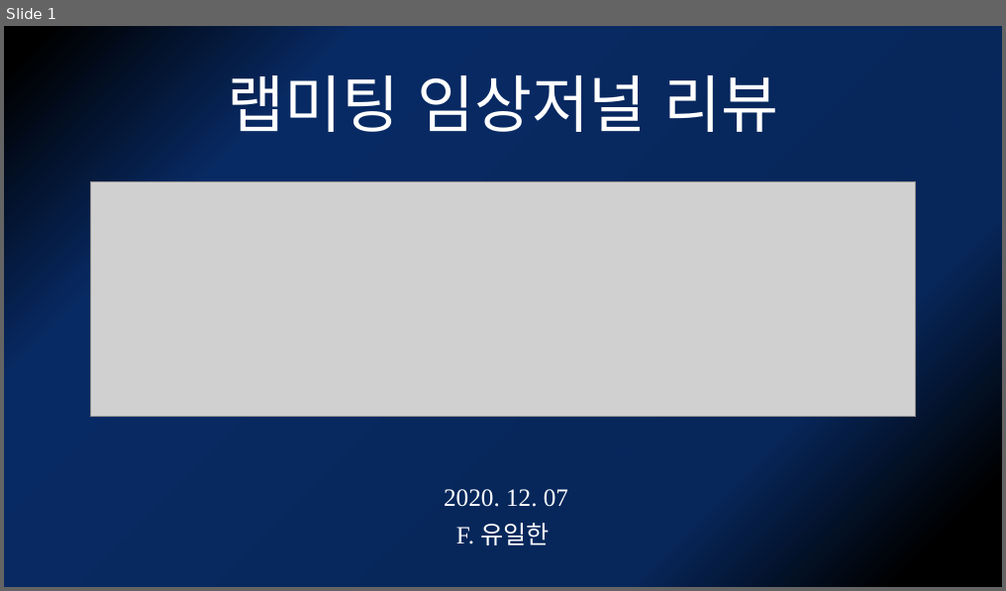
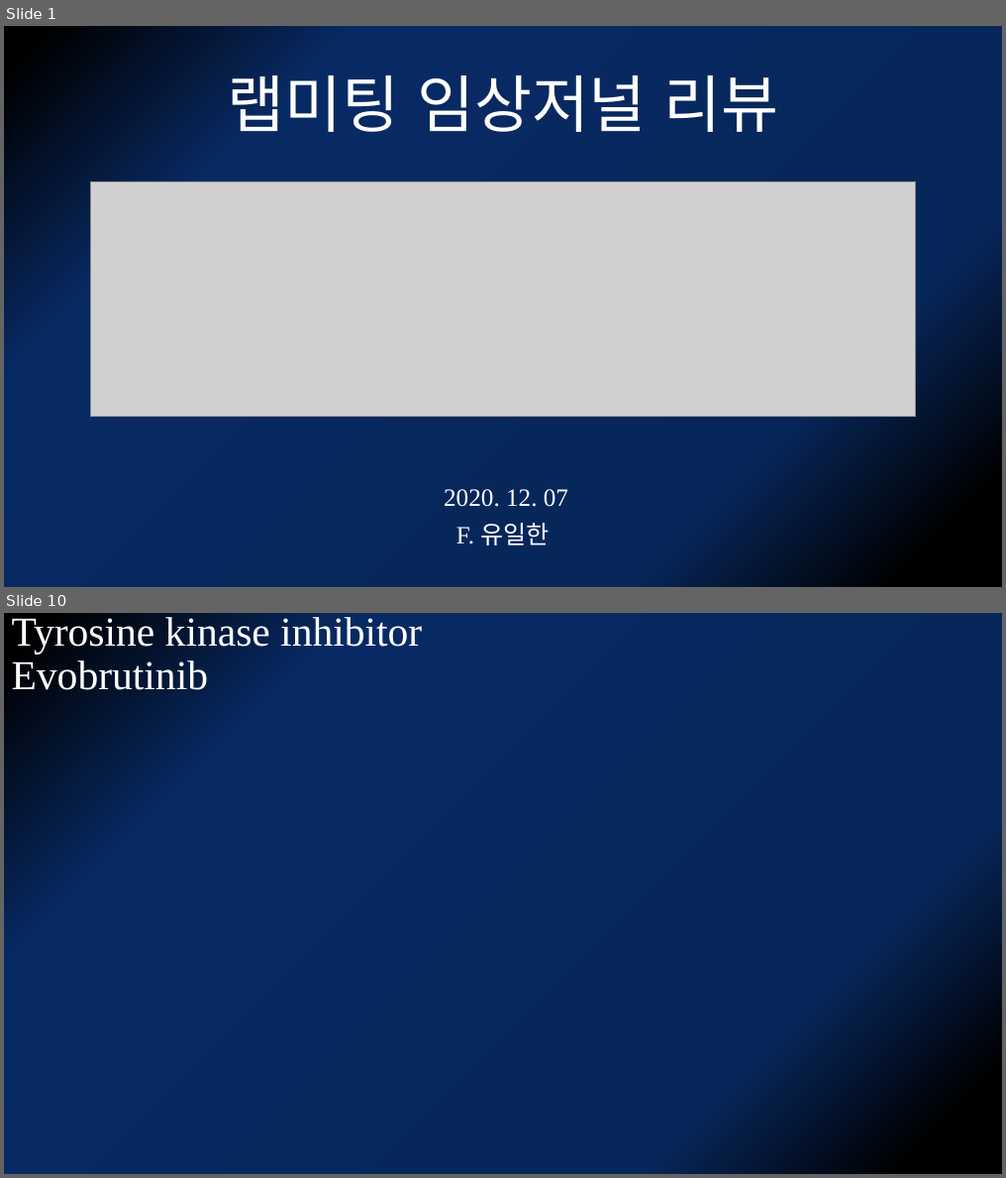
Before and after one commit to kjfdf/12.07_lab_meeting, a slide deck: 2020.12.07 유일한 임상저널리뷰.pptx. Shown one above the other, each under a label of ours: slide 1 before the commit, slides 1 and 10 after it; the slides between them are not shown. The pictures are 1006x591 and 1006x1178 pixels, drawn with LibreOffice and Linux fonts; fonts in the diff are those of the drawing; grey boxes stand for pictures. Boxes give left, top, right and bottom in pixels: in the first picture for what was removed or moved away, otherwise in the second. Text is boxed around its words. In the diff, an @@ line names an element or a change of style, - is before the commit and + after.

```diff
--- a/2020.12.07 유일한 임상저널리뷰.pptx
+++ b/2020.12.07 유일한 임상저널리뷰.pptx
@@ slide 10 added at [4,613,1002,1174], background gradient #000000 to #072659 to #082A64 @@
@@ title added at [12,617,422,690], 39.6 pt, text #FFFFFF @@
+Tyrosine kinase inhibitor
+Evobrutinib
```
Also in this commit, not shown: 9 other slides added, 6 slides removed.
